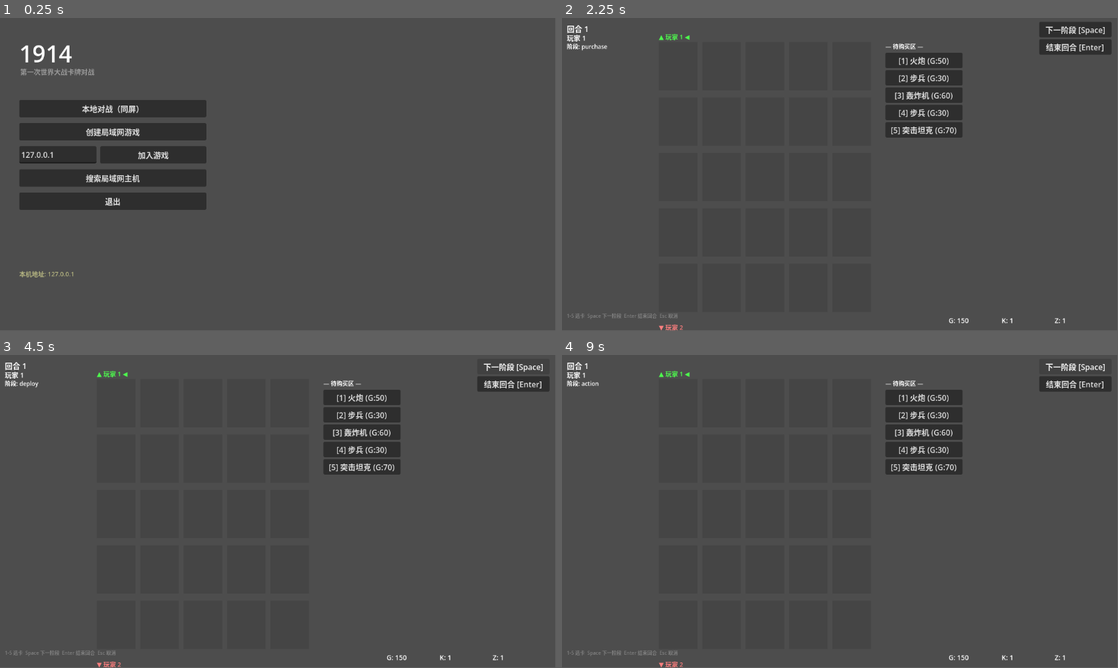
Above: before the commit, frames 1-4 (two rows, left to right).
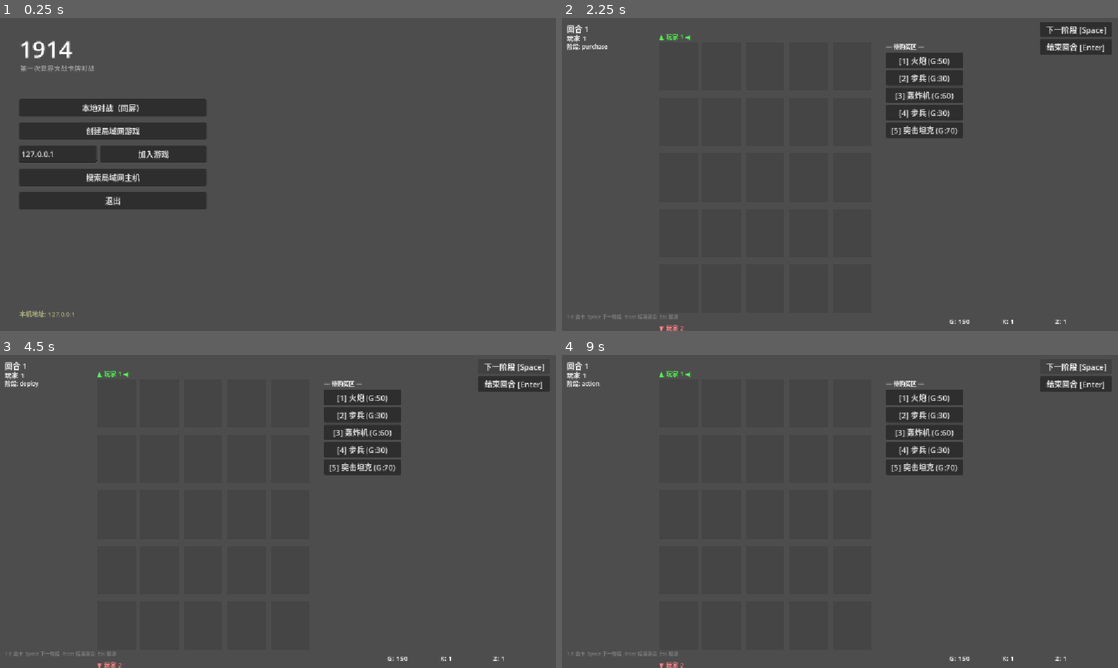
Above: after the commit, the same moments.

Repository: fdvecbtwdh/1914
Game: Godot game, scene res://scenes/main_menu.tscn
Two runs of this game, one before a commit and one after it. Both use one fixed random seed, a clock stepped at 60 frames per second and the inputs below.
Inputs:
- Up to frame 1 (0.25 s): no input
- Up to frame 2 (2.25 s): click "创建局域网游戏" at 0.5 s; click "搜索局域网主机" at 1.25 s; click "本地对战（同屏）" at 2 s
- Up to frame 3 (4.5 s): click "结束回合 [Enter]" at 2.75 s; click "结束回合 [Enter]" at 3.5 s; click "下一阶段 [Space]" at 4.25 s
- Up to frame 4 (9 s): click "[1] 火炮 (G:50)" at 5 s; click "[2] 步兵 (G:30)" at 5.75 s; click "[3] 轰炸机 (G:60)" at 6.5 s; click "[4] 步兵 (G:30)" at 7.25 s; click "[5] 突击坦克 (G:70)" at 8 s; click "下一阶段 [Space]" at 8.75 s
In our replay, the window is 799x449 before the commit and 800x450 after it. These sizes can differ from the game's own. Grey fills any space a smaller window leaves; there, only what the larger window draws over its background counts as a difference.

The runs differ from the first frame. In frame 1, 1.8% of the frame differs, in the area x 3-38%, y 7-96%; in frame 2, 1.6%; in frame 3, 1.6%; in frame 4, 1.6%.

Commit message:
feat: M1 cross-platform foundation (mobile renderer, stretch, landscape, adaptive UI)
- project.godot: stretch canvas_items + expand aspect (1152x648 design base
  scales up on high-dpi), landscape orientation lock, emulate_mouse_from_touch
  explicit, mobile renderer fixed forward_plus -> gl_compatibility (phones
  cannot run Forward+)
- main_menu: viewport-adaptive layout (_relayout on resize), status bar
  bottom-anchored instead of fixed y=520
- hand_manager: platform-aware input hint (touch vs keyboard), explicit
  cancel-deploy button shown while a card is selected
- verified: multi-resolution smoke (800x450 .. 2560x720) menu+battle,
  all 7 test suites green

Diff:
--- a/project.godot
+++ b/project.godot
@@ -24,8 +24,16 @@
 
 window/size/viewport_width=1152
 window/size/viewport_height=648
+window/stretch/mode="canvas_items"
+window/stretch/aspect="expand"
+window/handheld/orientation=4
+window/size/mode=2
+
+[input_devices]
+
+pointing/emulate_mouse_from_touch=true
 
 [rendering]
 
 renderer/rendering_method="forward_plus"
-renderer/rendering_method.mobile="forward_plus"
+renderer/rendering_method.mobile="gl_compatibility"
--- a/scripts/ui/hand_manager.gd
+++ b/scripts/ui/hand_manager.gd
@@ -21,6 +21,7 @@
 var _hand_order: Array[String] = []       # 按渲染顺序排列的 card_id
 var _end_btn: Button = null
 var _skip_btn: Button = null
+var _cancel_btn: Button = null
 var _g_label: Label = null
 var _k_label: Label = null
 var _z_label: Label = null
@@ -84,9 +85,18 @@
 	_end_btn.pressed.connect(func(): end_turn_pressed.emit())
 	add_child(_end_btn)
 
-	# ── 快捷键提示 ──
+	# ── 取消部署（触屏设备的显式取消路径；选中卡牌时才显示） ──
+	_cancel_btn = Button.new()
+	_cancel_btn.text = "取消部署"
+	_cancel_btn.position = Vector2(btn_x, 80)
+	_cancel_btn.size.x = BTN_W
+	_cancel_btn.visible = false
+	_cancel_btn.pressed.connect(cancel_deploy)
+	add_child(_cancel_btn)
+
+	# ── 操作提示（按平台显示对应方式） ──
 	var hint := Label.new()
-	hint.text = "1-5 选卡  Space 下一阶段  Enter 结束回合  Esc 取消"
+	hint.text = _input_hint_text()
 	hint.position = Vector2(10, vs.y - 38)
 	hint.add_theme_font_size_override("font_size", 10)
 	hint.add_theme_color_override("font_color", Color(0.5, 0.5, 0.5, 1.0))
@@ -109,8 +119,18 @@
 	return lbl
 
 
+## 按平台返回操作提示：桌面显示键盘快捷键，触屏设备提示点按操作
+func _input_hint_text() -> String:
+	match DisplayServer.get_name():
+		"Android", "iOS", "Web":
+			return "点按卡牌选择  点棋盘格部署  再点已选卡取消"
+	return "1-5 选卡  Space 下一阶段  Enter 结束回合  Esc 取消"
+
+
 func _on_state_changed(new_state: BattleState) -> void:
 	_pending_deploy_card = ""
+	if _cancel_btn != null:
+		_cancel_btn.visible = false
 	if _board and is_instance_valid(_board):
 		_board.clear_highlights()
 	_clear_dynamic_ui()
@@ -263,6 +283,8 @@
 
 
 func _update_deploy_button_styles() -> void:
+	if _cancel_btn != null:
+		_cancel_btn.visible = _pending_deploy_card != ""
 	for card_id in _hand_buttons:
 		var btn: Button = _hand_buttons[card_id]
 		if not is_instance_valid(btn):
--- a/scripts/ui/main_menu.gd
+++ b/scripts/ui/main_menu.gd
@@ -1,38 +1,47 @@
 extends Control
 
 ## 主菜单 — 本地对战 / 局域网创建 / 加入（手输 IP 或 UDP 自动发现）
+## 布局基于视口尺寸自适应（stretch canvas_items 下根节点 size 即逻辑分辨率）
 
 var _status: Label
 var _ip_edit: LineEdit
 var _discover_btn: Button
+var _title: Label
+var _subtitle: Label
+var _box: VBoxContainer
 
 
 func _ready() -> void:
-	var title := Label.new()
-	title.text = "1914"
-	title.position = Vector2(40, 40)
-	title.add_theme_font_size_override("font_size", 48)
-	add_child(title)
+	_build_ui()
+	_relayout()
+	resized.connect(_relayout)
+	NetworkManager.net_status.connect(func(s: String): _status.text = s)
+	NetworkManager.hosts_found.connect(_on_hosts_found)
 
-	var sub := Label.new()
-	sub.text = "第一次世界大战卡牌对战"
-	sub.position = Vector2(42, 100)
-	sub.add_theme_font_size_override("font_size", 14)
-	sub.add_theme_color_override("font_color", Color(0.6, 0.6, 0.6))
-	add_child(sub)
 
-	var box := VBoxContainer.new()
-	box.position = Vector2(40, 170)
-	box.custom_minimum_size = Vector2(260, 0)
-	box.add_theme_constant_override("separation", 12)
-	add_child(box)
+func _build_ui() -> void:
+	_title = Label.new()
+	_title.text = "1914"
+	_title.add_theme_font_size_override("font_size", 48)
+	add_child(_title)
 
-	_add_button(box, "本地对战（同屏）", func(): GameManager.start_local_game())
-	_add_button(box, "创建局域网游戏", func(): GameManager.start_host_game())
+	_subtitle = Label.new()
+	_subtitle.text = "第一次世界大战卡牌对战"
+	_subtitle.add_theme_font_size_override("font_size", 14)
+	_subtitle.add_theme_color_override("font_color", Color(0.6, 0.6, 0.6))
+	add_child(_subtitle)
+
+	_box = VBoxContainer.new()
+	_box.custom_minimum_size = Vector2(260, 0)
+	_box.add_theme_constant_override("separation", 12)
+	add_child(_box)
+
+	_add_button(_box, "本地对战（同屏）", func(): GameManager.start_local_game())
+	_add_button(_box, "创建局域网游戏", func(): GameManager.start_host_game())
 
 	var row := HBoxContainer.new()
 	row.add_theme_constant_override("separation", 8)
-	box.add_child(row)
+	_box.add_child(row)
 	_ip_edit = LineEdit.new()
 	_ip_edit.text = "127.0.0.1"
 	_ip_edit.placeholder_text = "主机 IP"
@@ -40,19 +49,24 @@
 	row.add_child(_ip_edit)
 	_add_button_to(row, "加入游戏", _on_join_pressed)
 
-	_discover_btn = _add_button(box, "搜索局域网主机", _on_discover_pressed)
-	_add_button(box, "退出", func(): GameManager.quit_game())
+	_discover_btn = _add_button(_box, "搜索局域网主机", _on_discover_pressed)
+	_add_button(_box, "退出", func(): GameManager.quit_game())
 
 	_status = Label.new()
-	_status.position = Vector2(40, 520)
-	_status.custom_minimum_size = Vector2(700, 0)
 	_status.add_theme_font_size_override("font_size", 13)
 	_status.add_theme_color_override("font_color", Color(0.7, 0.7, 0.5))
 	_status.text = "本机地址: %s" % " | ".join(_local_lan_ips())
 	add_child(_status)
 
-	NetworkManager.net_status.connect(func(s: String): _status.text = s)
-	NetworkManager.hosts_found.connect(_on_hosts_found)
+
+## 视口自适应布局：菜单列垂直居中偏上，状态栏贴底
+func _relayout() -> void:
+	var vs := size
+	_title.position = Vector2(40, 30)
+	_subtitle.position = Vector2(42, 92)
+	_box.position = Vector2(40, max(150.0, vs.y * 0.26))
+	_status.position = Vector2(40, vs.y - 46)
+	_status.size = Vector2(max(400.0, vs.x - 80.0), 30)
 
 
 func _add_button(parent: Node, text: String, handler: Callable) -> Button:
